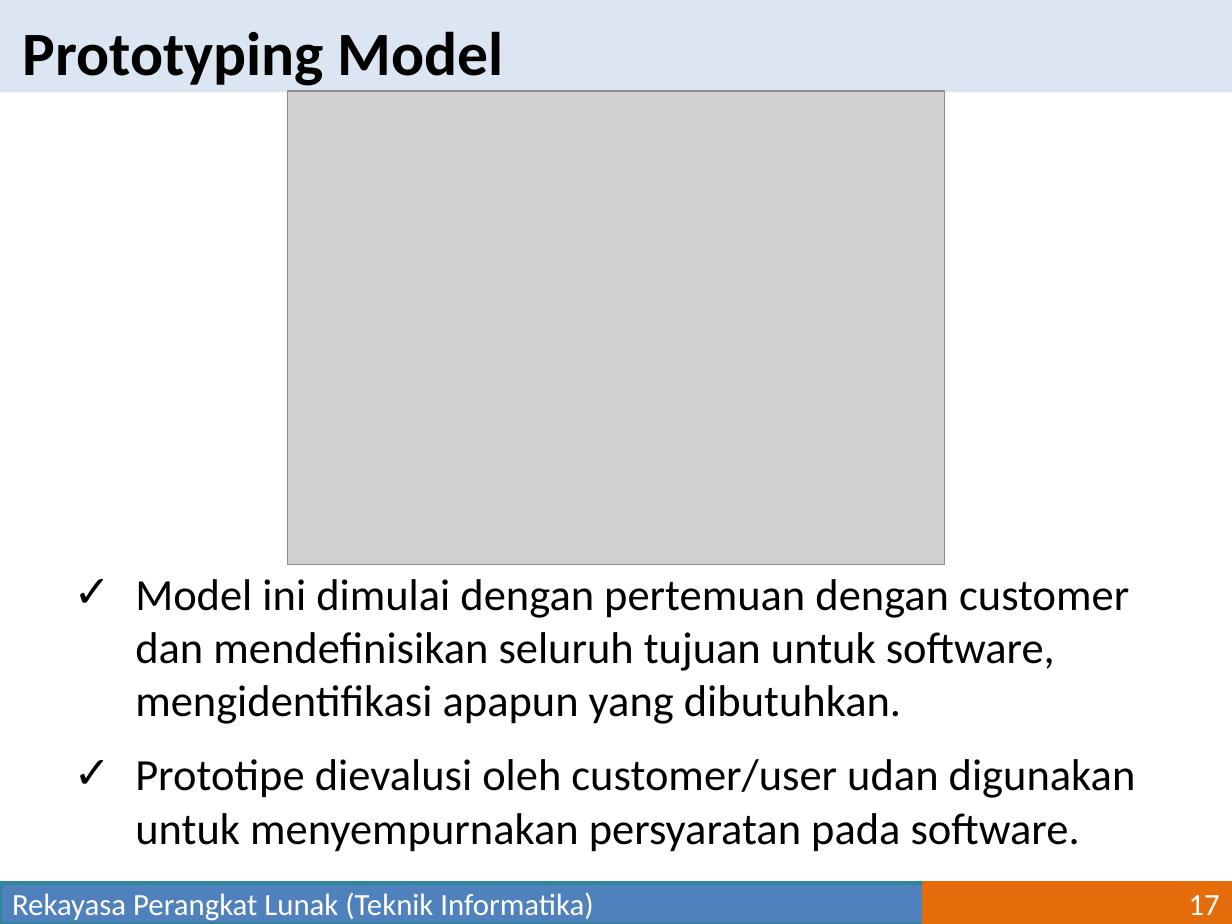
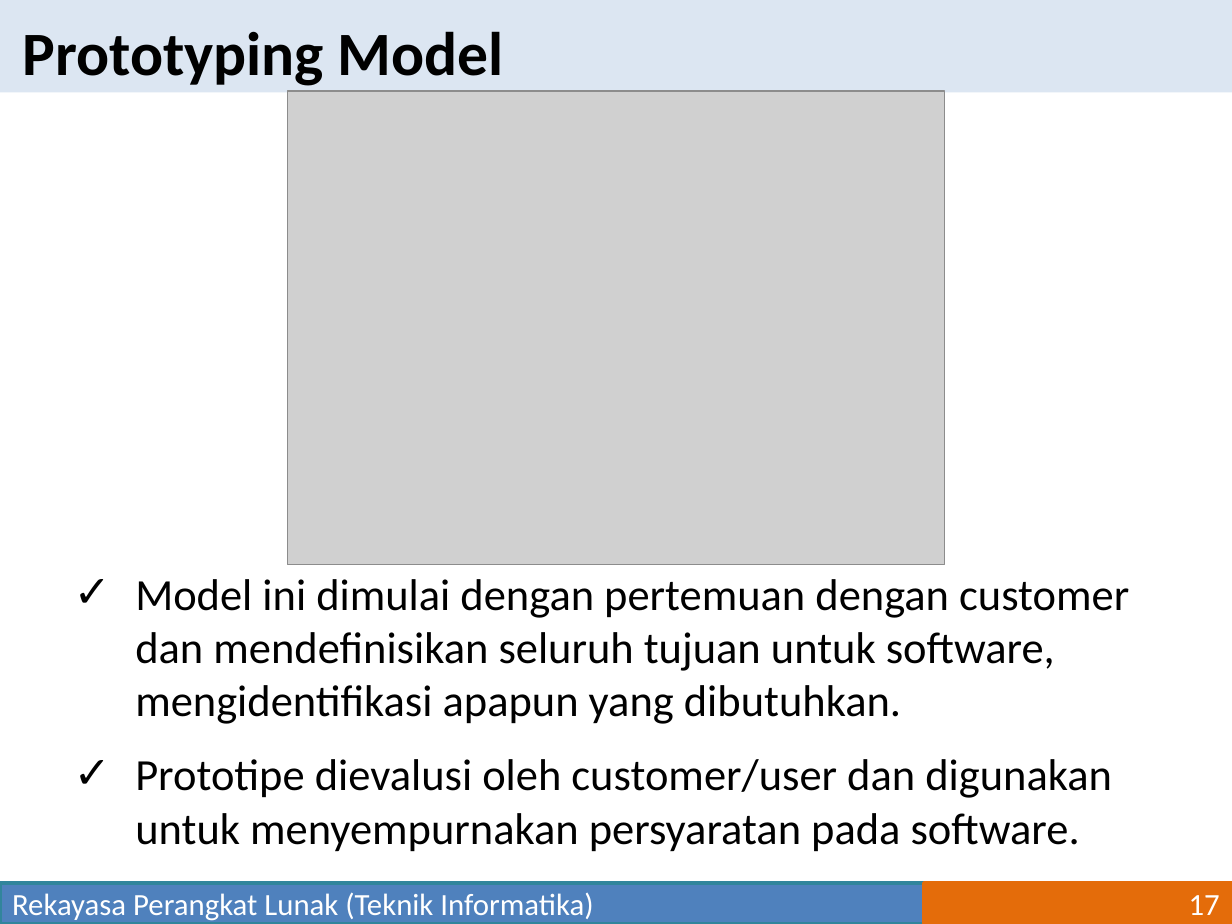
Before and after one commit to mpriyonots/Rekayasa-Perangkat-Lunak, a slide deck: slide 17 of materi/Rekayasa Perangkat Lunak-02.pptx. Drawn at 1232x924 pixels with LibreOffice and Linux fonts; fonts in the diff are those of the drawing; grey boxes stand for pictures. Boxes give left, top, right and bottom in pixels: in the first picture for what was removed or moved away, otherwise in the second. Text is boxed around its words. In the diff, an @@ line names an element or a change of style, - is before the commit and + after.

```diff
--- a/materi/Rekayasa Perangkat Lunak-02.pptx
+++ b/materi/Rekayasa Perangkat Lunak-02.pptx
@@ text at (135,759,1112,852): text changed @@
-✓ Prototipe dievalusi oleh customer/user udan digunakan untuk menyempurnakan persyaratan pada software.
+✓ Prototipe dievalusi oleh customer/user dan digunakan untuk menyempurnakan persyaratan pada software.
```
Also in this commit, not shown: 4 other files.
